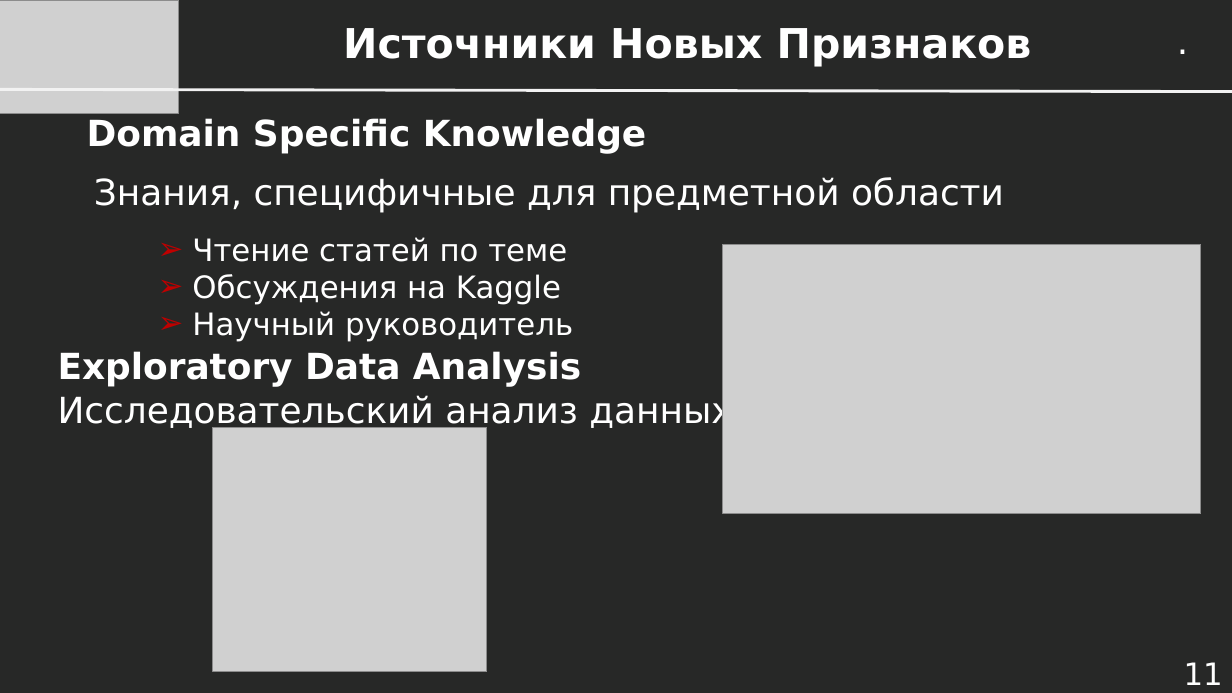
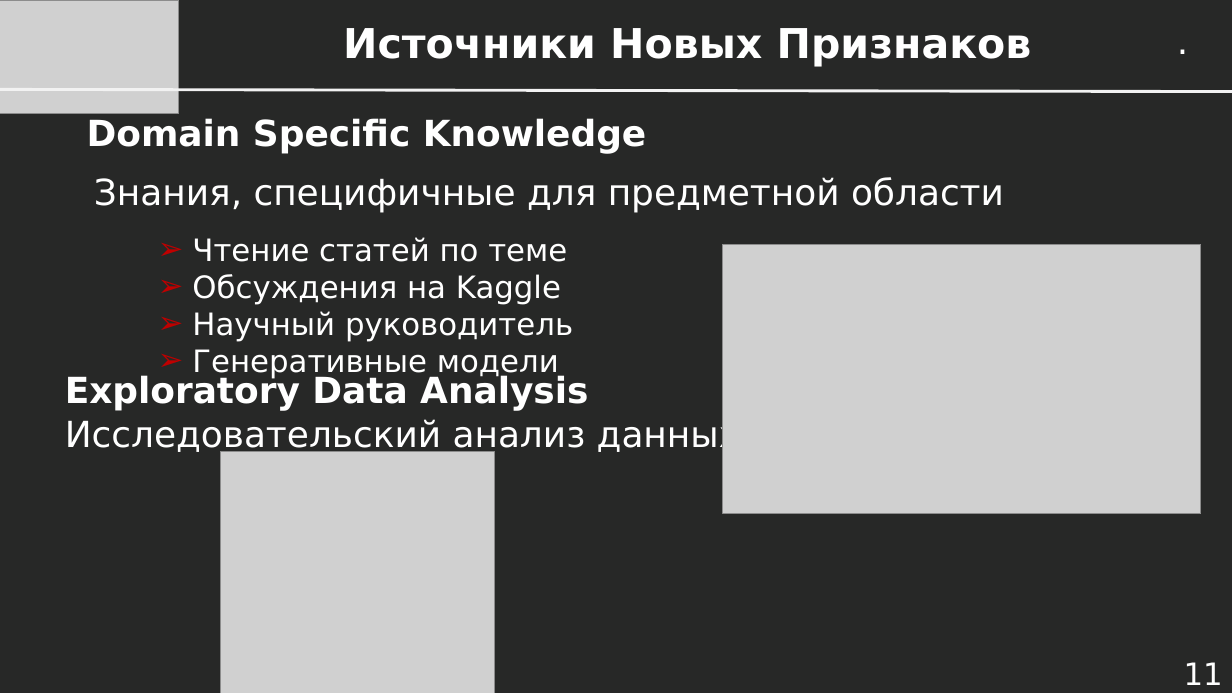
Before and after one commit to dayekb/Study, a slide deck: slide 11 of rus/UrFU/SberML/2023/Presentations/Лекция 1.10 - Кросс-валидация и Конструирование Признаков.pptx. Drawn at 1232x693 pixels with LibreOffice and Linux fonts; fonts in the diff are those of the drawing; grey boxes stand for pictures. Boxes give left, top, right and bottom in pixels: in the first picture for what was removed or moved away, otherwise in the second. Text is boxed around its words. In the diff, an @@ line names an element or a change of style, - is before the commit and + after.

```diff
--- a/rus/UrFU/SberML/2023/Presentations/Лекция 1.10 - Кросс-валидация и Конструирование Признаков.pptx
+++ b/rus/UrFU/SberML/2023/Presentations/Лекция 1.10 - Кросс-валидация и Конструирование Признаков.pptx
@@ text at <box>192,349,559,379</box>: paragraph added @@
+➢ Генеративные модели
@@ 2 texts, 1 picture: place and size @@
-2 texts, 1 picture at <box>58,351,732,673</box>
+2 texts, 1 picture at <box>65,374,740,693</box>
```
Also in this commit, not shown: 10 other slides changed, 12 slides added, 3 other files.
